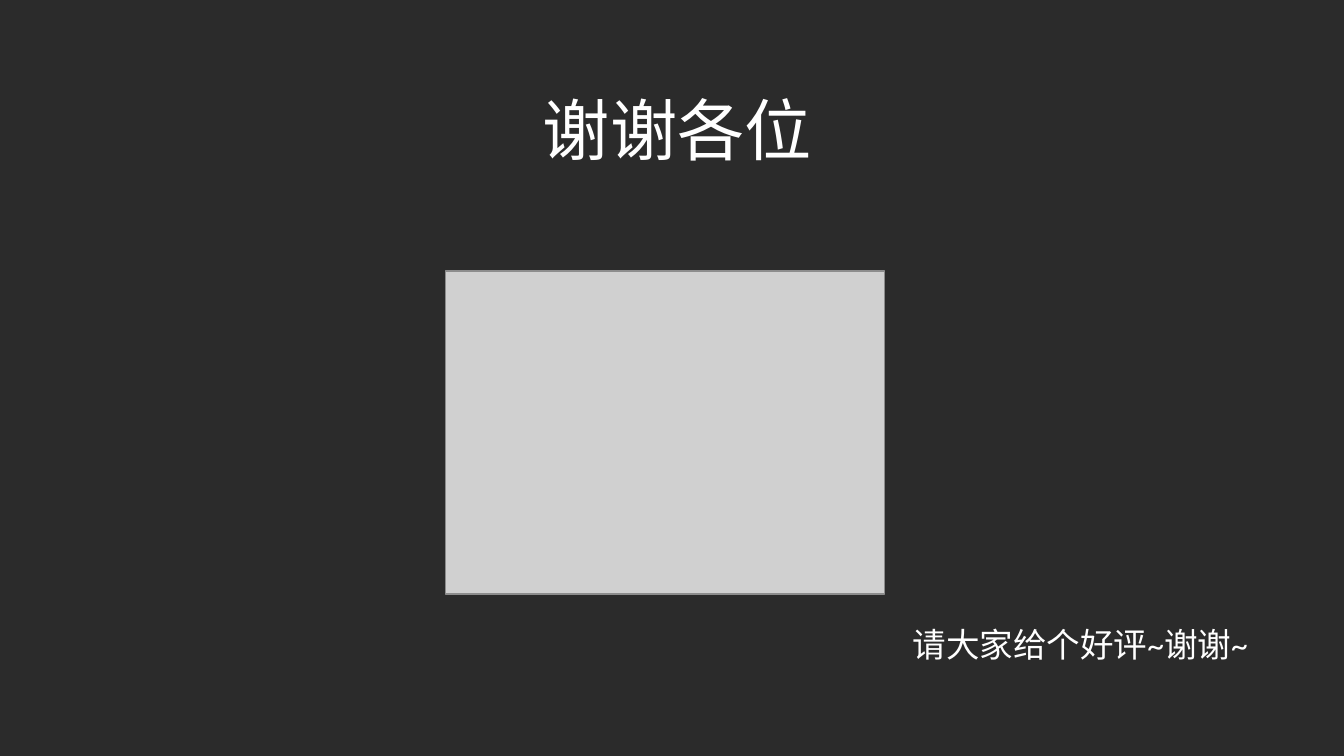
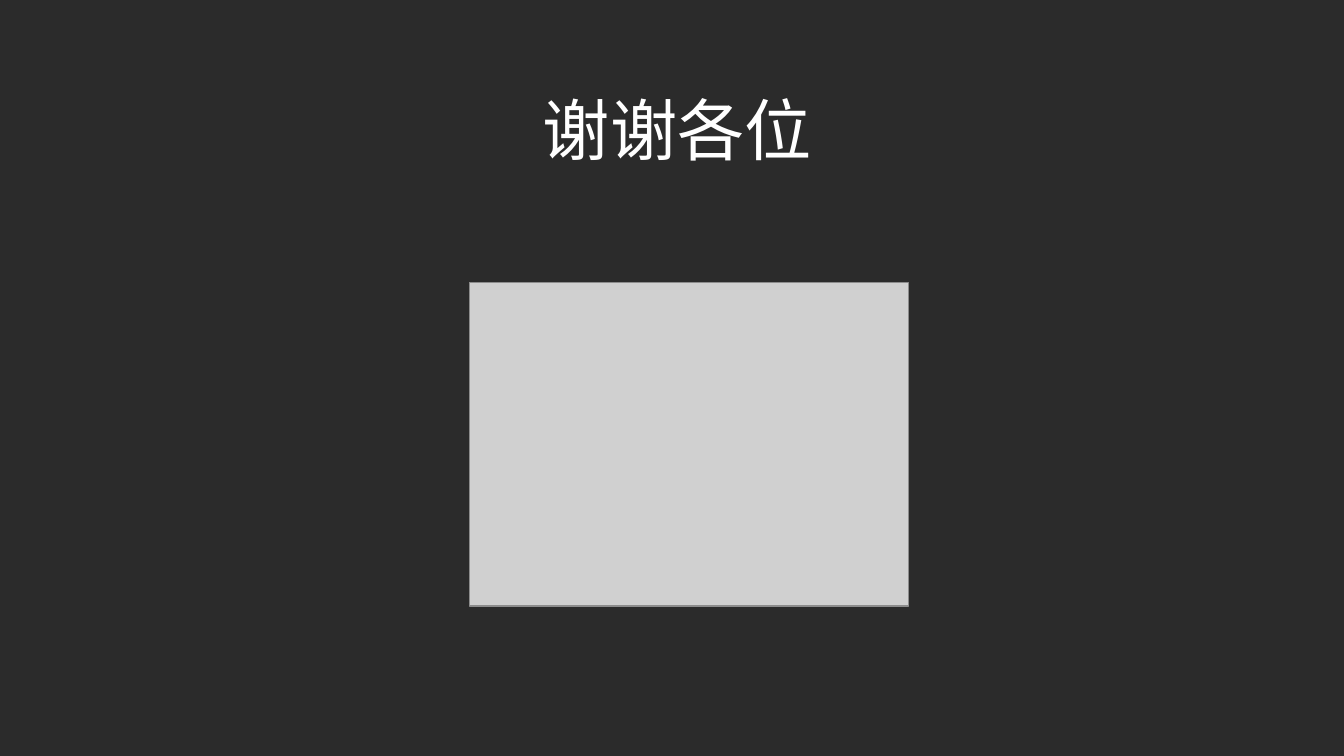
Before and after one commit to liuchangfa/workplace, a slide deck: slide 16 of training/Git/Git.ppt. Drawn at 1344x756 pixels with LibreOffice and Linux fonts; fonts in the diff are those of the drawing; grey boxes stand for pictures; background and template pictures are left out; a plain dark background stands for a picture behind light text. Boxes give left, top, right and bottom in pixels: in the first picture for what was removed or moved away, otherwise in the second. Text is boxed around its words. In the diff, an @@ line names an element or a change of style, - is before the commit and + after.

```diff
--- a/training/Git/Git.ppt
+++ b/training/Git/Git.ppt
@@ picture: place and size @@
-picture at [446, 271, 884, 594]
+picture at [470, 283, 909, 606]
@@ text removed at [913, 628, 1248, 660] @@
-请大家给个好评~谢谢~
```
Also in this commit, not shown: 3 other slides changed.
